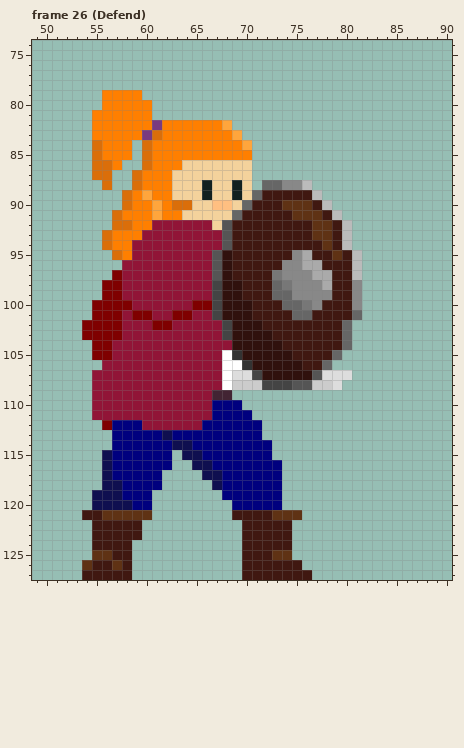
File history of a pixel-art file, Main Build/Art/Kell Cato Master Sprite.aseprite. Above is the file before it was changed.
128x128 pixels, 67 frames. Shown: frame 26 (Defend): x 49..90, y 74..127. The commit also changed other frames, which this record leaves out.
After the commit:
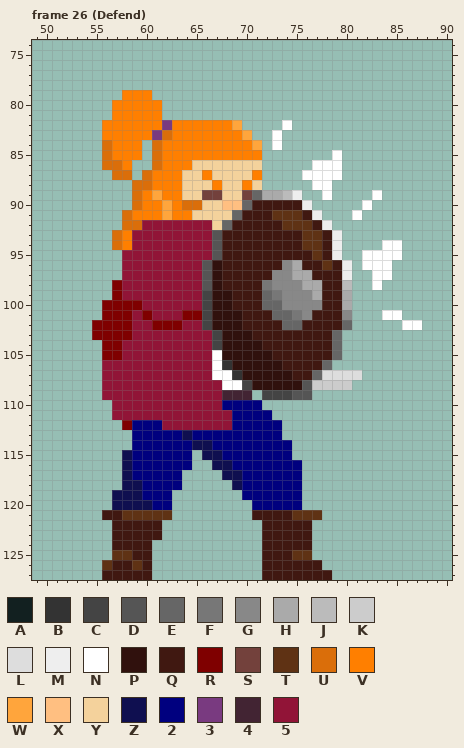
Palette (. is transparent): A #122020  B #333333  C #444444  D #555555  E #666666  F #777777  G #888888  H #aaaaaa  J #bbbbbb  K #cccccc  L #dddddd  M #eeeeee  N #ffffff  P #30110d  Q #401811  R #7f0000  S #73413c  T #5f3214  U #da6e0a  V #ff7f00  W #ffa53c  X #ffbf81  Y #f4d29c  Z #0f0f50  2 #00007f  3 #793a80  4 #422433  5 #911437
The exact change:
Changed rows in their new state; - is an unchanged pixel.
Frame 26 (Defend):
first column x 54:
 79 --..--V---------------------------
 80 --.----V--------------------------
 81 -..----V--------------------------
 82 -.-----V3-----VW----N-------------
 83 -.----V3U------VW--N--------------
 84 -.U--V.U--------VW-N--------------
 85 -.U--V.U---------V-------N--------
 86 -.-UV-.U--V------Y-----NNN--------
 87 -..UU.U--V--V----V----NNNN--------
 88 --.---U--V--YV-YVY.....NN---------
 89 ----.UVW-V--SS-YS-HHJM..N----N----
 90 ----.U-VWV-U-Y-X----QQM..---N-----
 91 ---.U--VW-V--------TT-QM..-N------
 92 ---.-U5-------E-----TTTQM..-------
 93 --.U-5-------DQ-------T-QM.-------
 94 --.U---------DQ-------TTQM.---NN--
 95 ---.5---------Q------QQT-M..NNNN--
 96 ------------DPQ------HQQT-M.NNN---
 97 ---.--------DPQ----G-HHQQ-M.-NN---
 98 --.---------DPQQ--FGG-HHQ-J.-N----
 99 --.---------CP-Q--EFG--HQ-H.------
100 -.---R-----5CP-QQ-EEGGG---H.------
101 -.--R5---5-RCP--Q--EEFG---G.--NN--
102 .---R----R--CPP-QQ--EE----------NN
103 .---R--------CP--QQ------E.-------
104 -.-R---------CP---QQ-----E.-------
105 -.-R---------NPP---QQ-------------
106 -------------NBPP---QQ------------
107 -.-----------N-BPP---QQE---L------
108 -.-------------NCPPPPP---KK-------
109 -.-----------5-44-CCCDD-----------
110 -..----------5--22----------------
111 -..----------55--22---------------
112 --..R-22----555---22--------------
113 ---..---2-Z-------22--------------
114 ---..----22ZZ------22-------------
115 --..Z----22.ZZ-----22-------------
116 --..Z----22..ZZ-----22------------
117 --..Z---22--..ZZ----22------------
118 --..ZZ--22---..Z----22------------
119 -..-ZZ-22-----..----22------------
120 -..--ZZ22------..---22------------
121 ..QQ---TT------..--QQ-TT----------
122 -..---QQ--------..---QQ-----------
123 -..---QQ--------..---QQ-----------
124 -..--QQ---------..---QQ-----------
125 -..TTQQ---------..-QQTT-----------
126 ..TQ-TQ---------..----QQ----------
127 ..---QQ---------..-----QQ---------
